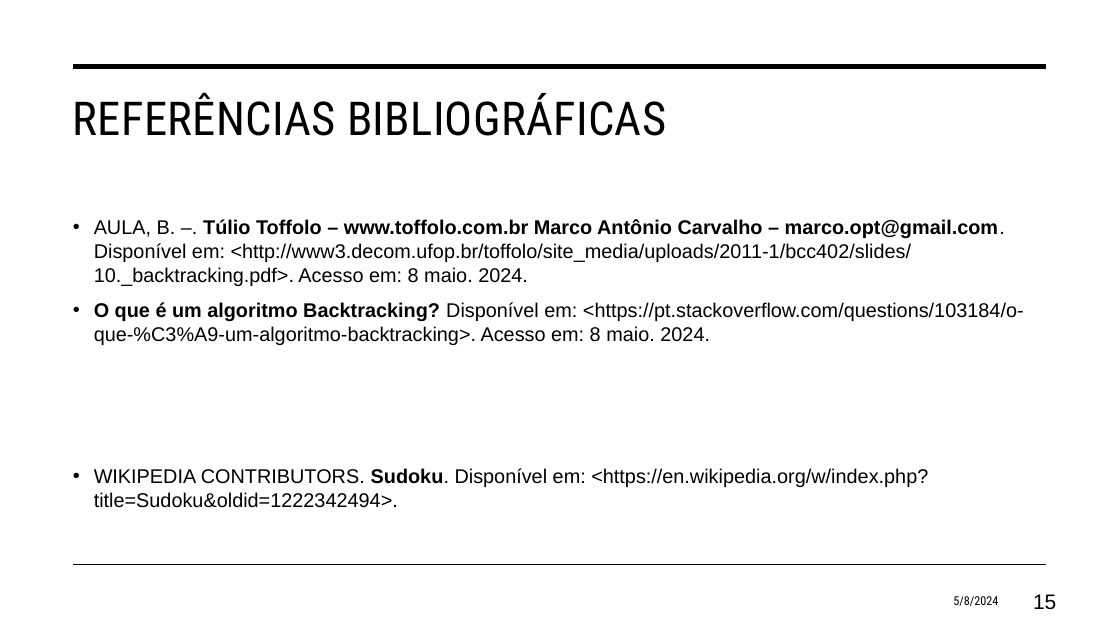
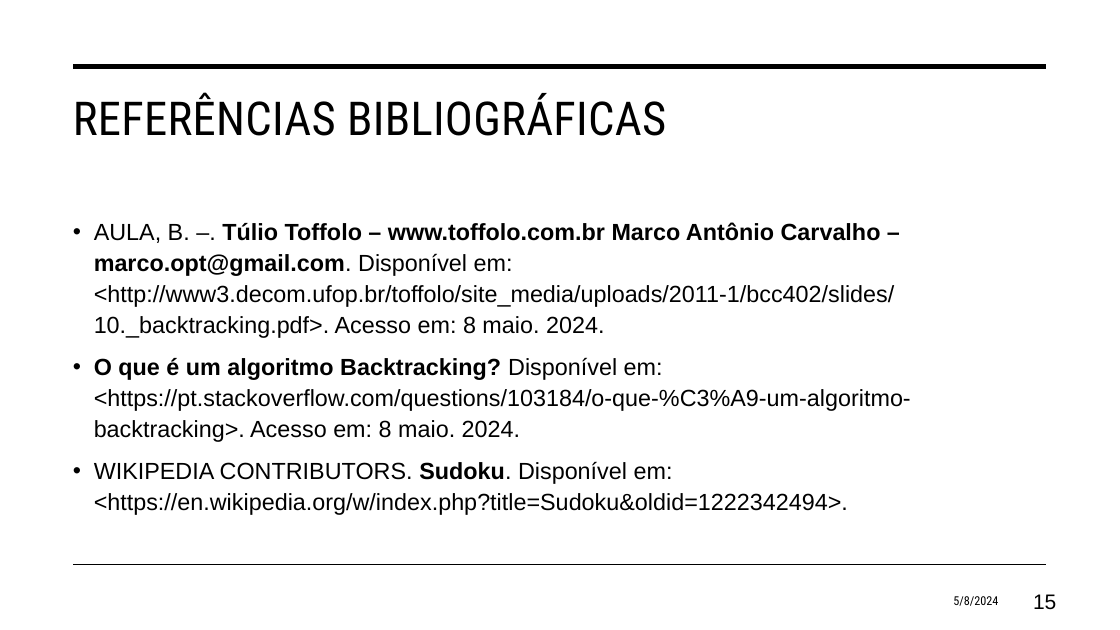
Before and after one commit to eduardosavian/graph-coloring, a slide deck: slide 15 of Presentation.pptx. Drawn at 1120x630 pixels with LibreOffice and Linux fonts; fonts in the diff are those of the drawing. Boxes give left, top, right and bottom in pixels: in the first picture for what was removed or moved away, otherwise in the second. Text is boxed around its words. In the diff, an @@ line names an element or a change of style, - is before the commit and + after.

Commit message:
New pptx

```diff
--- a/Presentation.pptx
+++ b/Presentation.pptx
@@ text "AULA, B. –. Túlio Toffolo ..." at bbox=[94, 222, 911, 515]: size 17 to 20 pt; line spacing 1 to 1.1 @@
```
Also in this commit, not shown: 2 other slides changed, 5 other files.
